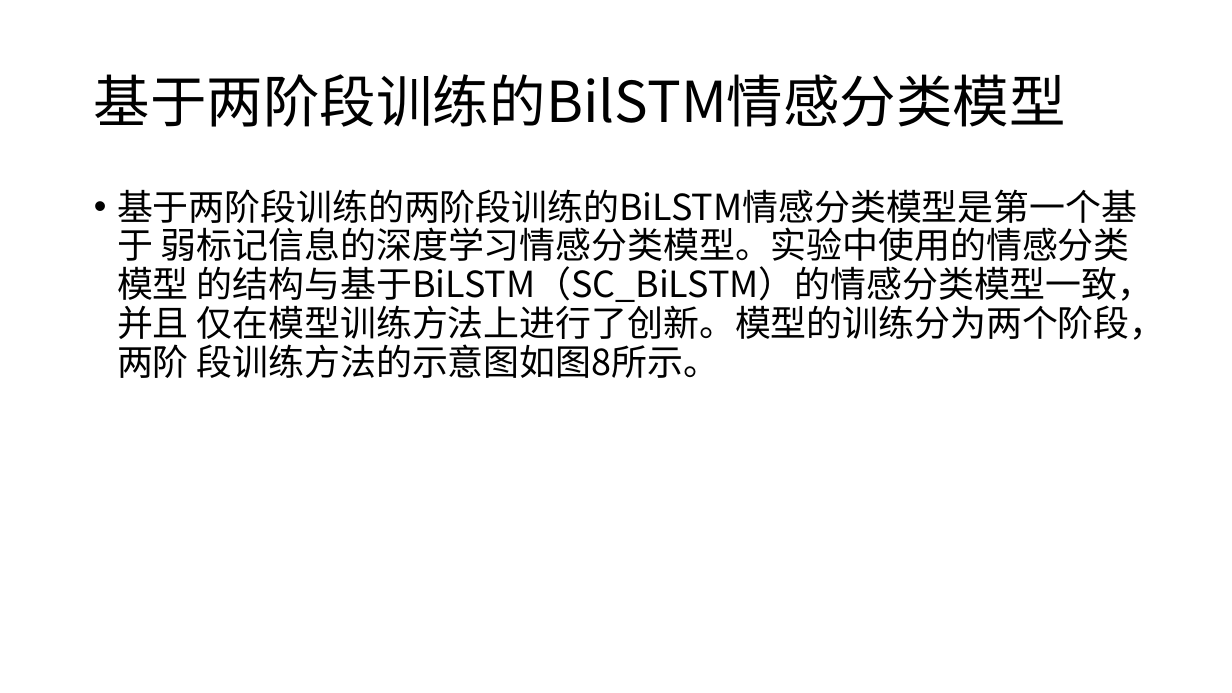
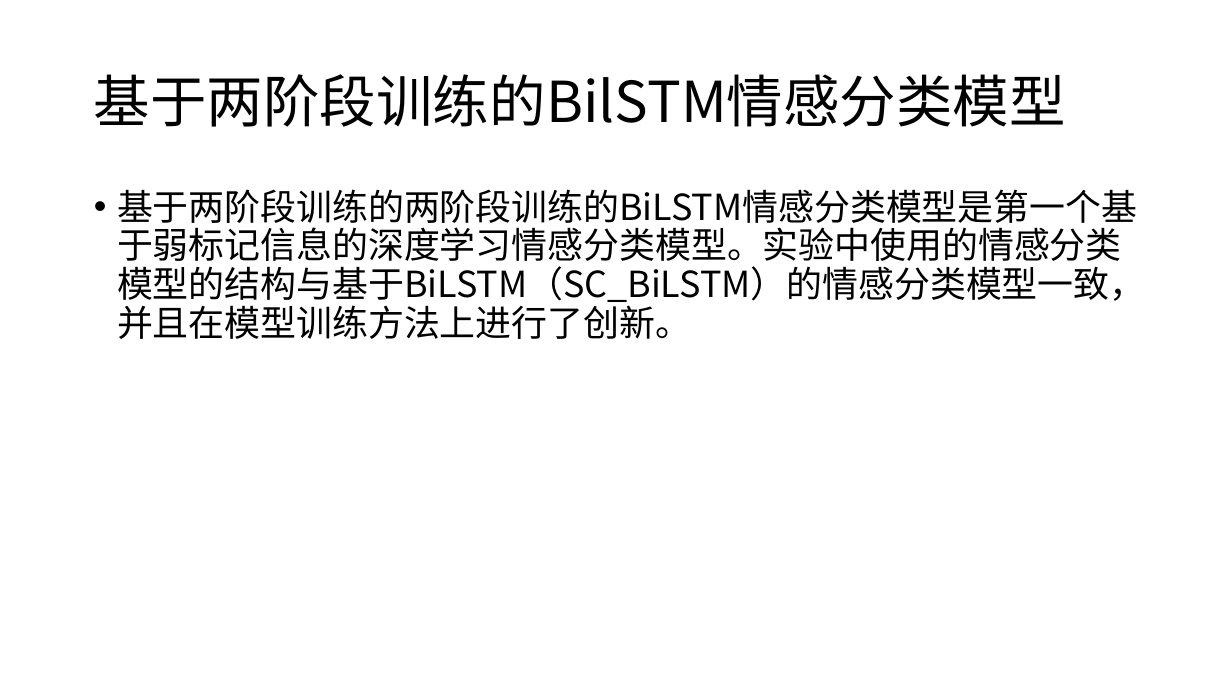
Before and after one commit to XinLin-cs/Dev_Note, a slide deck: slide 15 of COVID-19 Sentiment based on Weak Tagging Information/开题报告.pptx (slide 11 before the commit). Drawn at 1232x693 pixels with LibreOffice and Linux fonts; fonts in the diff are those of the drawing. Boxes give left, top, right and bottom in pixels: in the first picture for what was removed or moved away, otherwise in the second. Text is boxed around its words. In the diff, an @@ line names an element or a change of style, - is before the commit and + after.

```diff
--- a/COVID-19 Sentiment based on Weak Tagging Information/开题报告.pptx
+++ b/COVID-19 Sentiment based on Weak Tagging Information/开题报告.pptx
@@ text at bbox=[117, 189, 1146, 339]: text changed @@
-• 基于两阶段训练的两阶段训练的BiLSTM情感分类模型是第一个基于 弱标记信息的深度学习情感分类模型。实验中使用的情感分类模型 的结构与基于BiLSTM（SC_BiLSTM）的情感分类模型一致，并且 仅在模型训练方法上进行了创新。模型的训练分为两个阶段，两阶 段训练方法的示意图如图8所示。
+• 基于两阶段训练的两阶段训练的BiLSTM情感分类模型是第一个基于弱标记信息的深度学习情感分类模型。实验中使用的情感分类模型的结构与基于BiLSTM（SC_BiLSTM）的情感分类模型一致，并且在模型训练方法上进行了创新。
```
Also in this commit, not shown: 11 other slides changed, 10 slides added, 3 slides removed.
